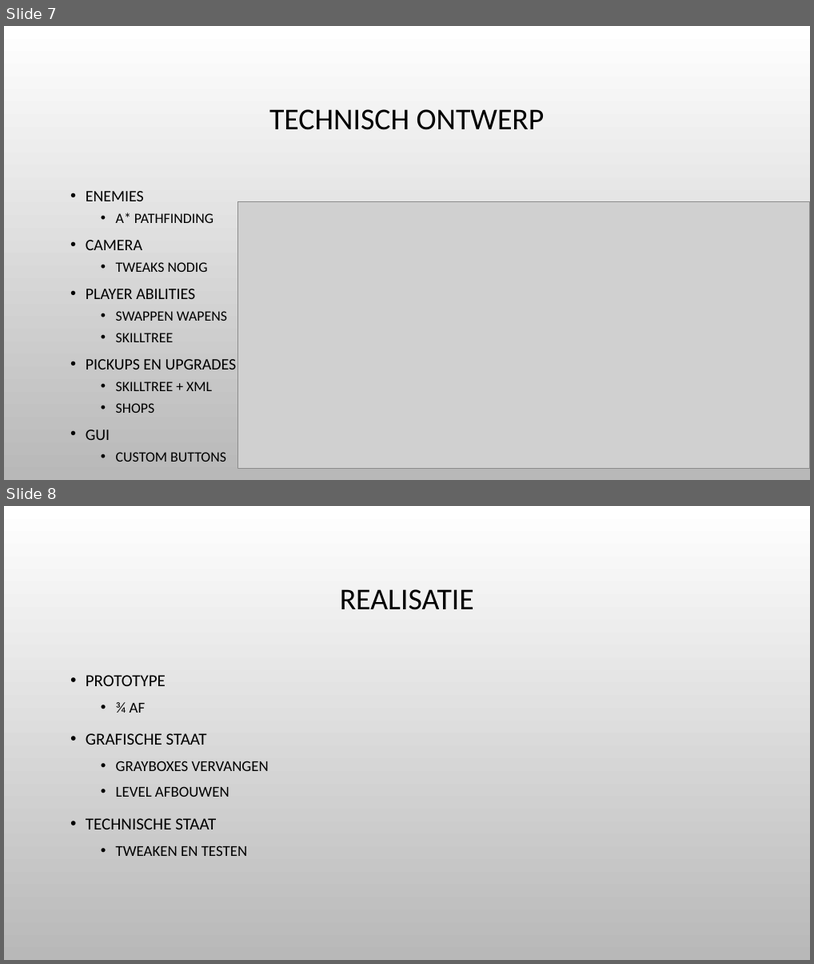
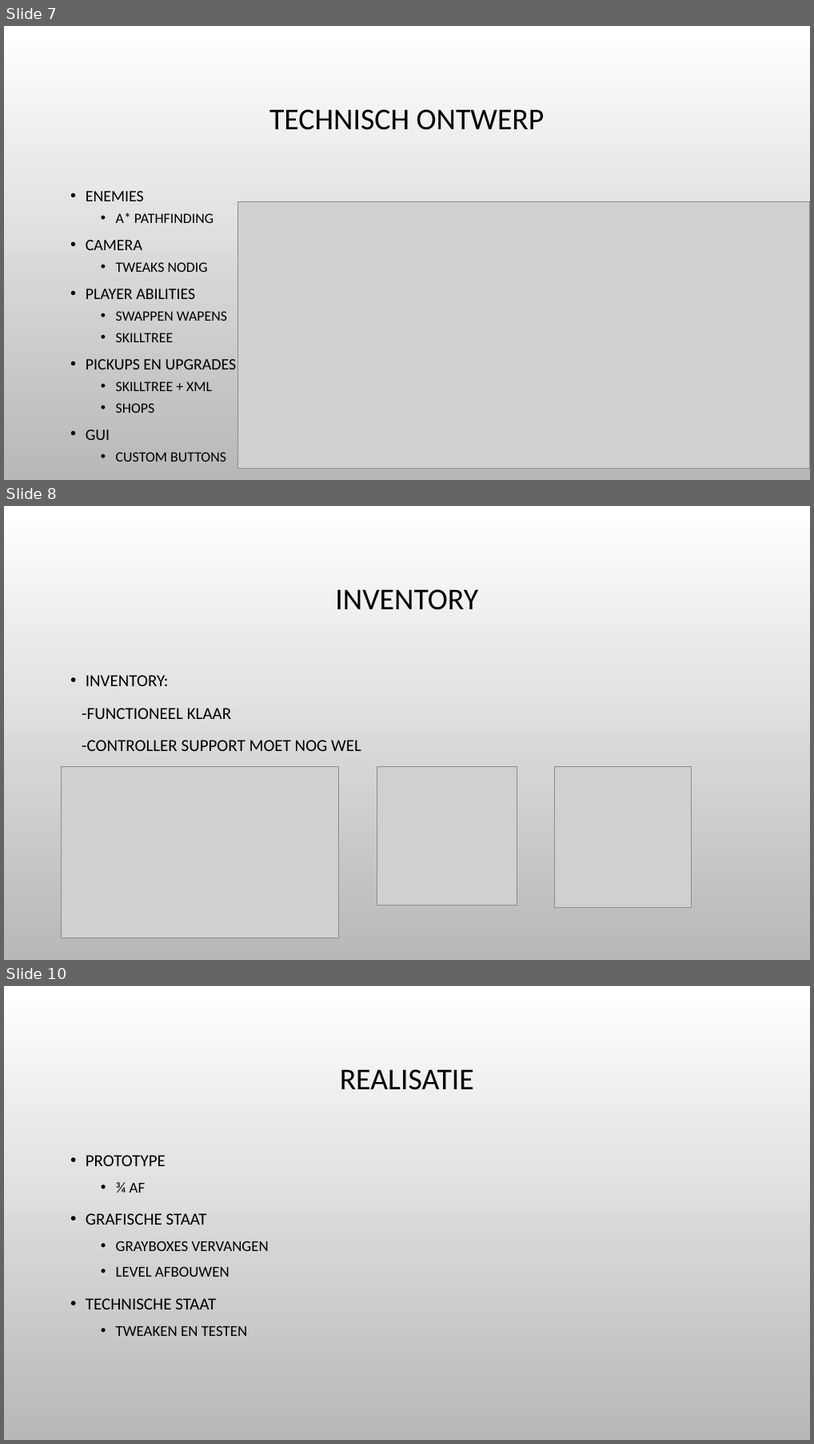
Before and after one commit to kvk4life/Gamelab_3, a slide deck: Presentatie/Presentatie_2_GL3.ppt. Shown one above the other, each under a label of ours: slides 7 and 8 before the commit, slides 7, 8 and 10 after it; the slides between them are not shown. The pictures are 814x964 and 814x1444 pixels, drawn with LibreOffice and Linux fonts; fonts in the diff are those of the drawing; grey boxes stand for pictures; background and template pictures are left out. Boxes give left, top, right and bottom in pixels: in the first picture for what was removed or moved away, otherwise in the second. Text is boxed around its words. In the diff, an @@ line names an element or a change of style, - is before the commit and + after.

Commit message:
big dick inventory
LETSGOOOOOOOOOOOOOOOO

```diff
--- a/Presentatie/Presentatie_2_GL3.ppt
+++ b/Presentatie/Presentatie_2_GL3.ppt
@@ slide 8 added at box(4, 506, 810, 960), background picture (left out) @@
@@ title added at box(335, 589, 478, 610), 36 pt, text #000000 @@
+INVENTORY
@@ text added at box(82, 675, 362, 751), 20 pt, text #000000 @@
+• INVENTORY:
+-FUNCTIONEEL KLAAR
+-CONTROLLER SUPPORT MOET NOG WEL
@@ picture added at box(61, 767, 338, 938) @@
@@ picture added at box(377, 767, 517, 904) @@
@@ picture added at box(554, 767, 691, 907) @@
@@ what was slide 8 is now slide 10 @@
```
Also in this commit, not shown: 1 other slide added.
